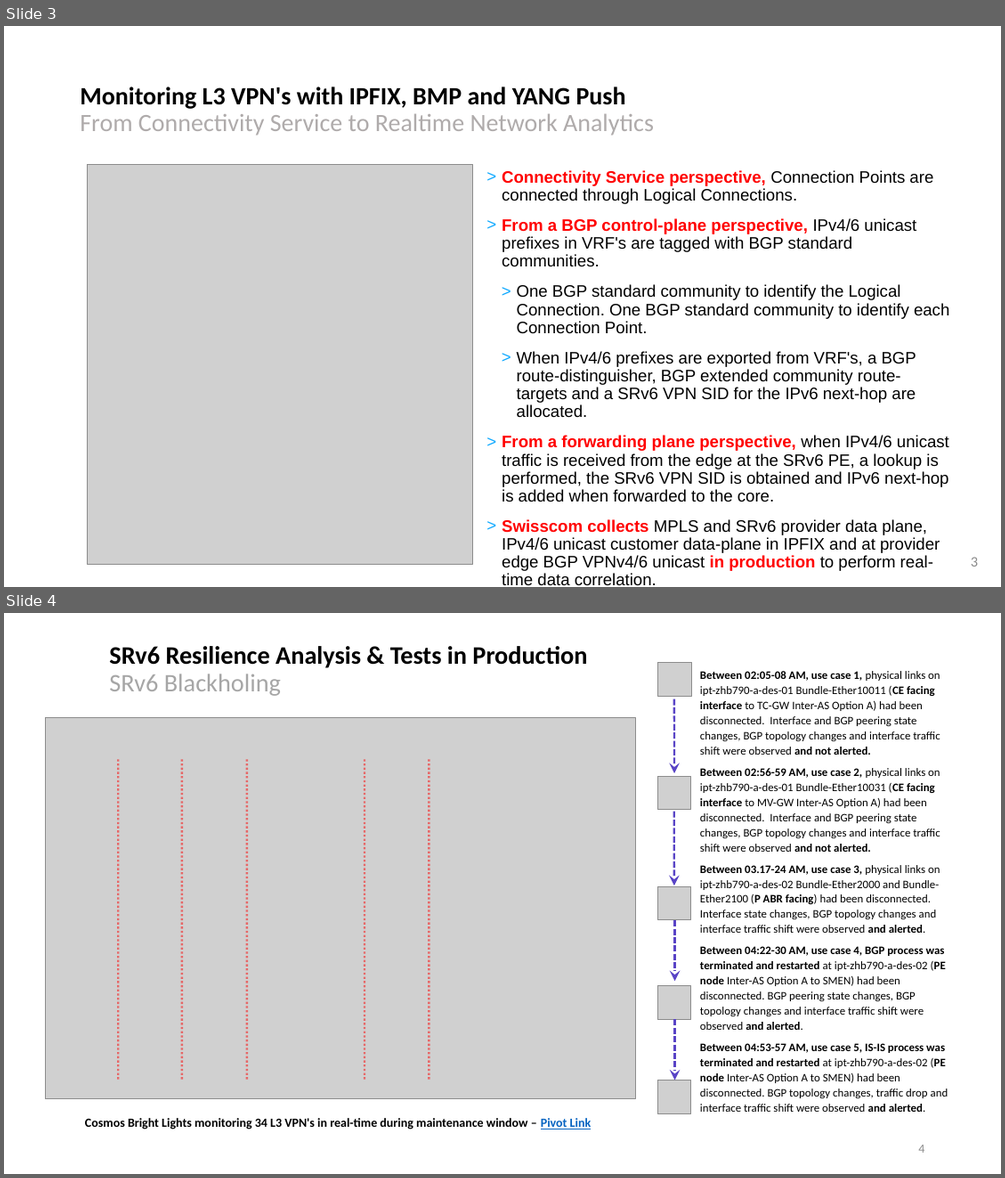
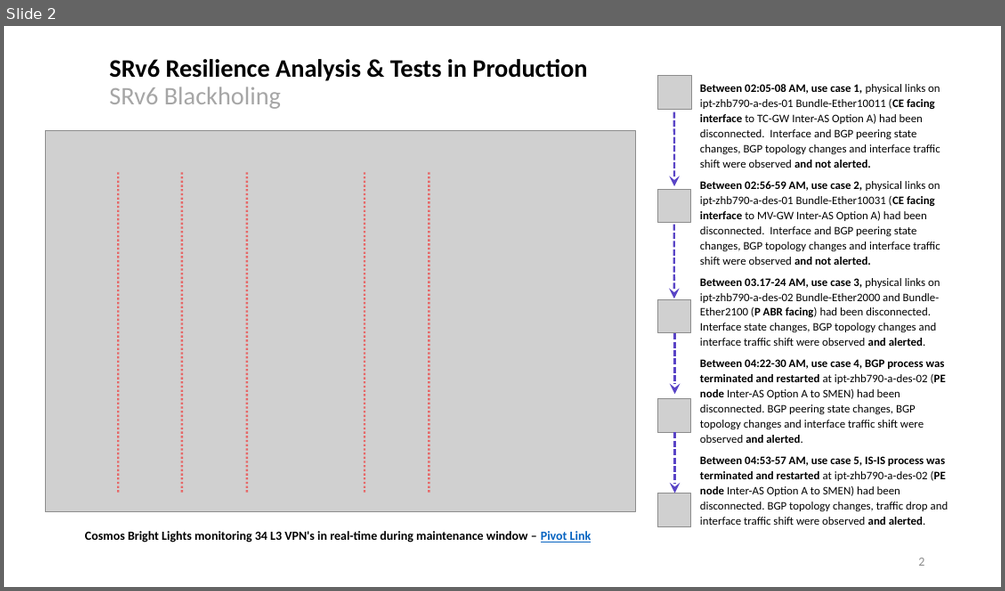
Before and after one commit to network-analytics/ietf-network-analytics-document-status, a slide deck: 122/NMOP/nmop-interim-swisscom-network-analytics-network-incident-postmortem.pptx. Shown one above the other, each under a label of ours: slides 3 and 4 before the commit, slide 2 after it. The pictures are 1005x1178 and 1005x591 pixels, drawn with LibreOffice and Linux fonts; fonts in the diff are those of the drawing; grey boxes stand for pictures. Boxes give left, top, right and bottom in pixels: in the first picture for what was removed or moved away, otherwise in the second. Text is boxed around its words. In the diff, an @@ line names an element or a change of style, - is before the commit and + after.

```diff
--- a/122/NMOP/nmop-interim-swisscom-network-analytics-network-incident-postmortem.pptx
+++ b/122/NMOP/nmop-interim-swisscom-network-analytics-network-incident-postmortem.pptx
@@ slide 3 removed at (4, 26, 1001, 587), background #FFFFFF @@
@@ title removed at (80, 87, 654, 135) @@
-Monitoring L3 VPN's with IPFIX, BMP and YANG Push
-From Connectivity Service to Realtime Network Analytics
@@ picture removed at (87, 164, 472, 564) @@
@@ text removed at (502, 170, 949, 571) @@
-> Connectivity Service perspective, Connection Points are connected through Logical Connections.
-> From a BGP control-plane perspective, IPv4/6 unicast prefixes in VRF's are tagged with BGP standard communities.
-  > One BGP standard community to identify the Logical Connection. One BGP standard community to identify each Connection Point.
-  > When IPv4/6 prefixes are exported from VRF's, a BGP route-distinguisher, BGP extended community route-targets and a SRv6 VPN SID for the IPv6 next-hop are allocated.
-> From a forwarding plane perspective, when IPv4/6 unicast traffic is received from the edge at the SRv6 PE, a lookup is performed, the SRv6 VPN SID is obtained and IPv6 next-hop is added when forwarded to the core.
-> Swisscom collects MPLS and SRv6 provider data plane, IPv4/6 unicast customer data-plane in IPFIX and at provider edge BGP VPNv4/6 unicast in production to perform real-time data correlation.
@@ page number removed at (971, 556, 978, 566) @@
-3
@@ what was slide 4 is now slide 2 @@
@@ page number at (918, 557, 924, 565): text changed @@
-4
+2
```
Also in this commit, not shown: 1 slide changed, 6 other slides removed, 1 other file.
